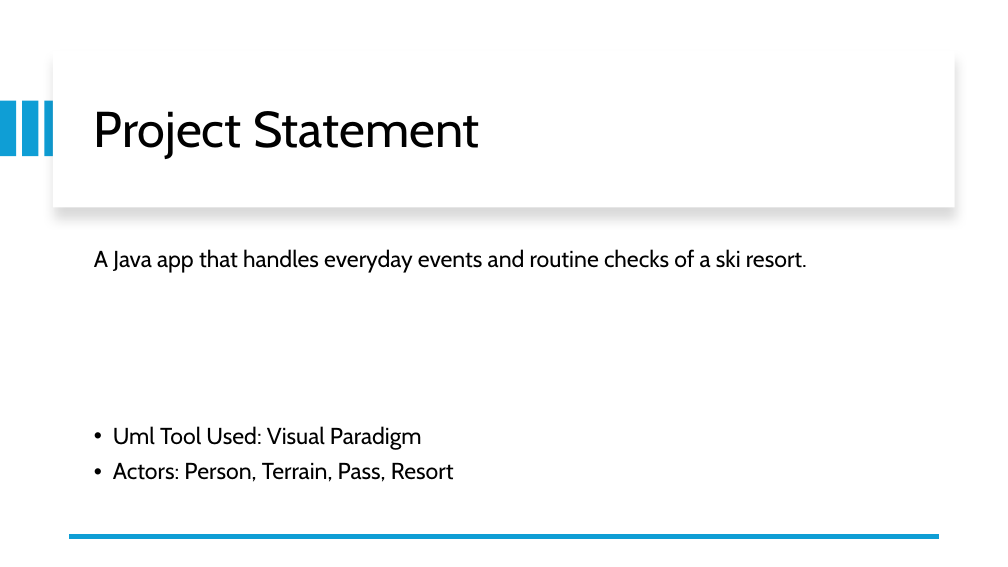
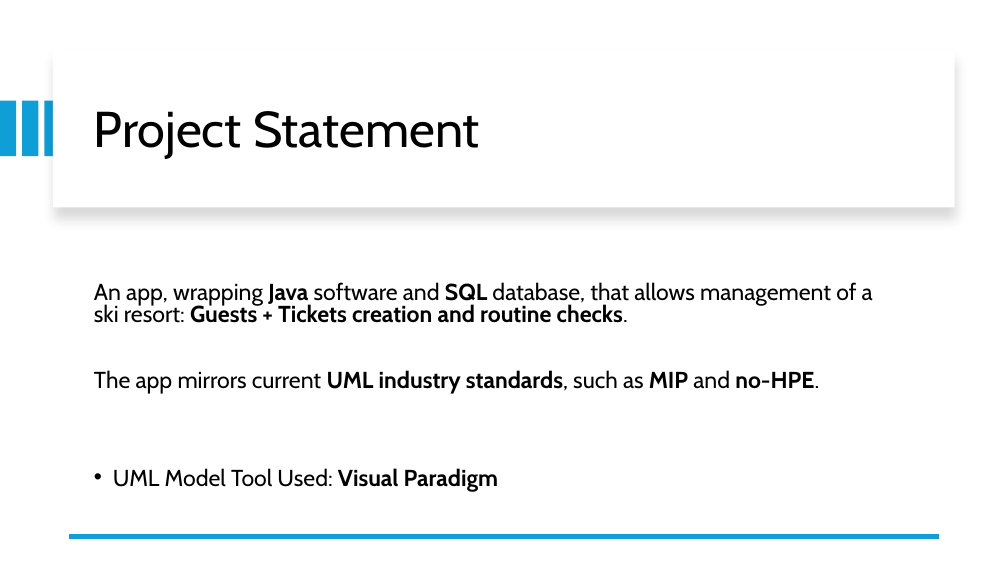
Before and after one commit to PapayaSupreme/SkiResort, a slide deck: slide 2 of Ski Resort.pptx. Drawn at 1008x567 pixels with LibreOffice and Linux fonts; fonts in the diff are those of the drawing. Boxes give left, top, right and bottom in pixels: in the first picture for what was removed or moved away, otherwise in the second. Text is boxed around its words. In the diff, an @@ line names an element or a change of style, - is before the commit and + after.

```diff
--- a/Ski Resort.pptx
+++ b/Ski Resort.pptx
@@ text at (x1=94, y1=282, x2=873, y2=492): text changed @@
-A Java app that handles everyday events and routine checks of a ski resort.
-• Uml Tool Used: Visual Paradigm
-• Actors: Person, Terrain, Pass, Resort
+An app, wrapping Java software and SQL database, that allows management of a ski resort: Guests + Tickets creation and routine checks.
+The app mirrors current UML industry standards, such as MIP and no-HPE.
+• UML Model Tool Used: Visual Paradigm
```
Also in this commit, not shown: 5 other slides changed, 2 other files.
